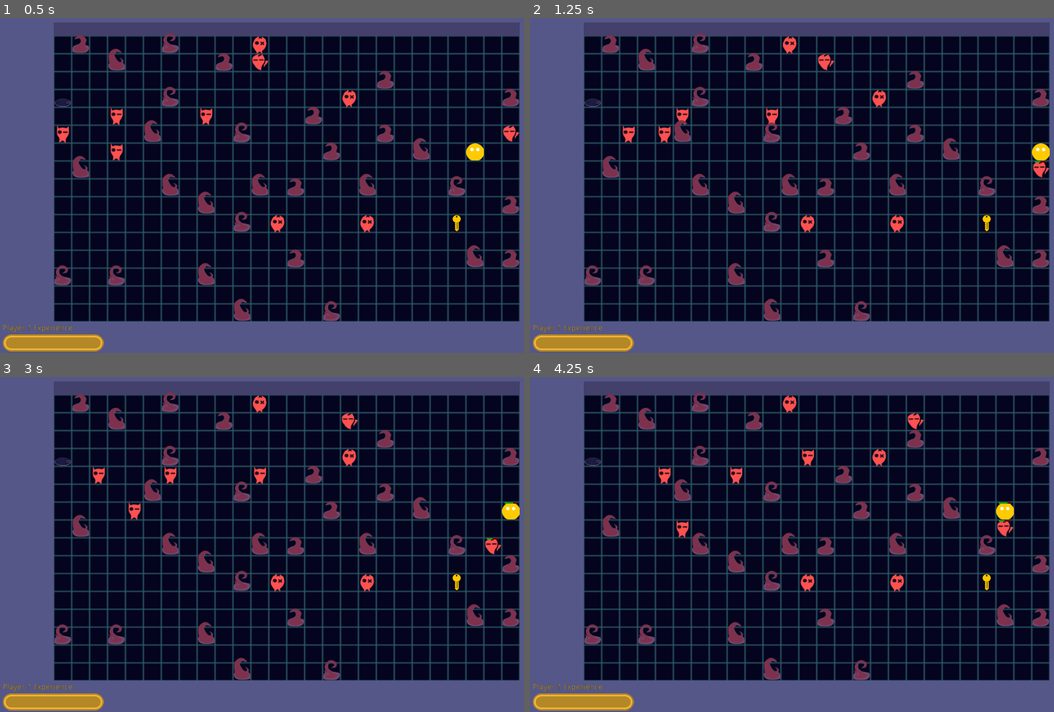
Above: before the commit, frames 1-4 (two rows, left to right).
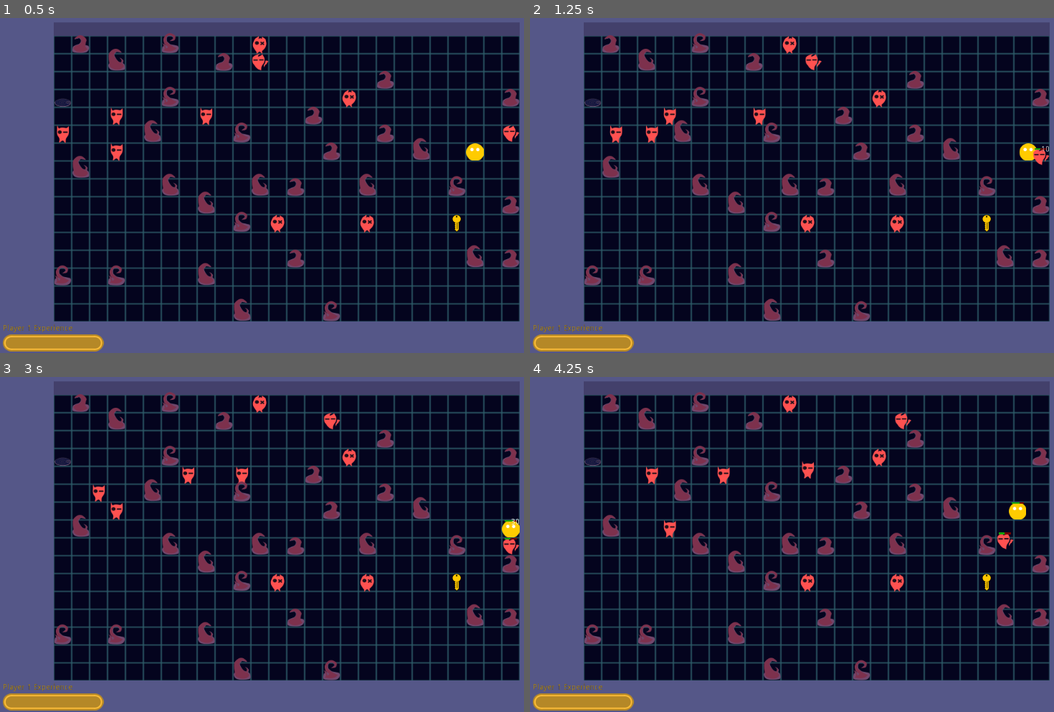
Above: after the commit, the same moments.

Repository: edgex004/RaccoonDelver
Game: Godot game, scene res://Level.tscn
Same seed, same stepped clock (60 frames per second), same inputs: the game is played once before the commit and once after it. Sound files missing from this copy of the repository are replaced by a short silence.
Inputs:
- Up to frame 1 (0.5 s): no input
- Up to frame 2 (1.25 s): tap Enter at 0.5 s; hold Right (player1_right) from 0.53 s (still down); tap S (player2_down) at 0.6 s
- Up to frame 3 (3 s): release Right (player1_right) at 1.28 s; hold Down (player1_down) 1.28-2.03 s; tap A (player2_left) at 1.35 s; hold Right (player1_right) 2.03-2.78 s; tap D (player2_right) at 2.1 s; tap Space at 2.75 s; hold Up (player1_up) from 2.78 s (still down); tap W (player2_up) at 2.85 s
- Up to frame 4 (4.25 s): tap Enter at 3.5 s; release Up (player1_up) at 3.53 s; hold Left (player1_left) from 3.53 s (still down); tap S (player2_down) at 3.6 s

Frame 1 is identical in both runs. In frame 2, 1.3% of the frame differs, in the area x 15-100%, y 10-48%; in frame 3, 1.4%, in the area x 17-100%, y 10-53%; in frame 4, 1.3%.

Commit message:
Add a damage number indicator.

Diff:
--- /dev/null
+++ b/DisapearingLabel.gd
@@ -0,0 +1,26 @@
+extends RichTextLabel
+
+
+# Declare member variables here. Examples:
+# var a = 2
+# var b = "text"
+var move_time = 1
+
+# Called when the node enters the scene tree for the first time.
+func _ready():
+	set_position(Vector2(-5,0))
+	var cur_pos = get_position()
+	var desired_pos = cur_pos + Vector2(0,-32)
+	print("cur_pos = " + str(cur_pos))
+	print("desired_pos = " + str(desired_pos))
+	var TweenNode = Tween.new()
+	TweenNode.interpolate_property(self, "rect_position", cur_pos, desired_pos, move_time, Tween.TRANS_LINEAR, Tween.EASE_IN)
+	TweenNode.connect("tween_all_completed", self, "queue_free")
+	add_child(TweenNode)
+	TweenNode.start()
+	pass # Replace with function body.
+
+
+# Called every frame. 'delta' is the elapsed time since the previous frame.
+#func _process(delta):
+#	pass
--- a/Level.gd
+++ b/Level.gd
@@ -216,7 +216,7 @@
 	if (is_instance_valid(val)):
 		val.tile_x = x
 		val.tile_y = y
-		val.set_position( _get_tile_pos(Vector2(x,y), GroundTileMap) )
+#		val.set_position( _get_tile_pos(Vector2(x,y), GroundTileMap) )
 		if hide_tile: val.hide()
 		else: val.show()
 	return true
@@ -231,4 +231,4 @@
 	return set_tile(to_x,to_y,from) and set_tile(from_x,from_y,to)
 
 func map_tile_to_global(x:int, y:int):
-	_get_tile_pos(Vector2(x,y),GroundTileMap)
+	return _get_tile_pos(Vector2(x,y),GroundTileMap)
--- a/Scenes/Damageable/Damageable.gd
+++ b/Scenes/Damageable/Damageable.gd
@@ -1,5 +1,7 @@
 extends Area2D
 class_name Damageable
+
+const DAMAGE_LABEL = preload("res://Scenes/DisapearingLabel/DisapearingLabel.tscn")
 
 var tilesize = 32
 var tile_x
@@ -34,6 +36,11 @@
 		$HealthBar.show()
 		$HealthBar.value = 100.0 * health/health_max
 		$Damage.play()
+		var label = DAMAGE_LABEL.instance()
+		label.set_size(Vector2(32,16))
+		label.add_text( "-" + str(damage))
+		add_child(label)
+
 		print("damaged by: " + str(source.get_class()))
 		print("IAMA: " + str(self.get_class()))
 		print("My health = " + str(health))
--- a/Scenes/Damageable/Movable/Movable.gd
+++ b/Scenes/Damageable/Movable/Movable.gd
@@ -3,9 +3,9 @@
 const MOVEMENT_COLLISION_MASK = 1+2+4 #bit mask (2^0 + 2^1 + 2^2 = static objects)
 
 onready var move_tween = $MoveTween
-onready var size_tween = $SizeTween
 
-export (float) var move_time = 1 # seconds
+
+export (float) var move_time = .1 # seconds
 export (float) var damage = 40
 
 var my_size
@@ -48,8 +48,6 @@
 		move_tween.interpolate_property(self, "position",
 		cur_pos, desired_pos, move_time, Tween.TRANS_SINE, Tween.EASE_IN)
 		move_tween.start()
-#		size_tween.interpolate_property(self, "transform/scale", Vector2(1,1), Vector2(1.5,1.5), move_time/2.0, Tween.TRANS_LINEAR, Tween.EASE_IN_OUT)
-#		size_tween.start()
 		get_node('/root/Level').swap_tile(tile_x, tile_y, desired_tile_x,desired_tile_y)
 	else:
 		if blocking_object and is_instance_valid(blocking_object):
@@ -74,18 +72,3 @@
 
 func get_level():
 	return level
-
-
-
-func growShrinkSprite(spriteName, tweenName, scaleDown, scaleUp, seconds):
-	tweenName.interpolate_property(spriteName, "transform/scale", Vector2(scaleDown,scaleDown), Vector2(scaleUp,scaleUp), seconds, Tween.TRANS_LINEAR, Tween.EASE_IN_OUT)
-	tweenName.start()
-
-#once the tween has complete its execution and finished, start it off again, this time reversed
-#func tween_completed( object, key ):
-#	if scale_direction == "up":
-#		size_tween.interpolate_property(self, "transform/scale", Vector2(1.5,1.5), Vector2(1,1), move_time/2.0, Tween.TRANS_LINEAR, Tween.EASE_IN_OUT)
-#		size_tween.start()
-#		scale_direction = "down"
-#	else:
-#		scale_direction = "up"
--- /dev/null
+++ b/Scenes/DisapearingLabel/DisapearingLabel.tscn
@@ -0,0 +1,9 @@
+[gd_scene load_steps=2 format=2]
+
+[ext_resource path="res://DisapearingLabel.gd" type="Script" id=1]
+
+[node name="DisapearingLabel" type="RichTextLabel"]
+script = ExtResource( 1 )
+__meta__ = {
+"_edit_use_anchors_": false
+}
